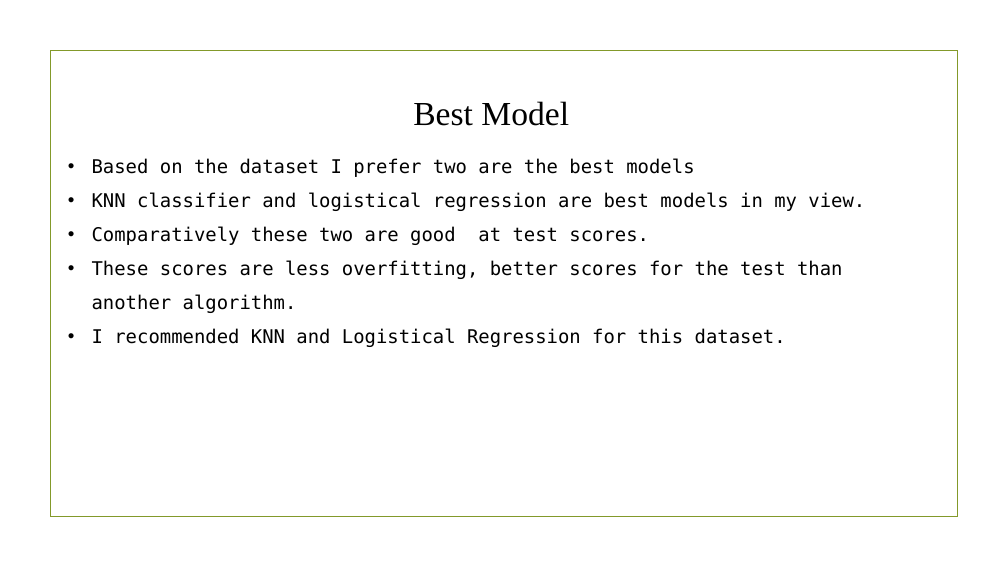
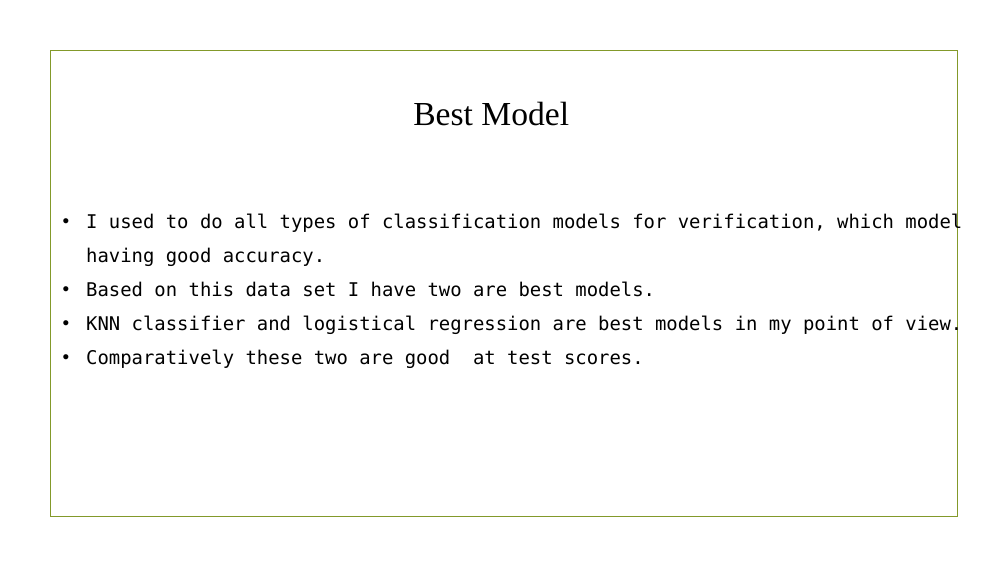
Before and after one commit to rajasreekalli/Data-Visualization, a slide deck: slide 7 of H.H.pptx. Drawn at 1008x567 pixels with LibreOffice and Linux fonts; fonts in the diff are those of the drawing; background and template pictures are left out. Boxes give left, top, right and bottom in pixels: in the first picture for what was removed or moved away, otherwise in the second. Text is boxed around its words. In the diff, an @@ line names an element or a change of style, - is before the commit and + after.

```diff
--- a/H.H.pptx
+++ b/H.H.pptx
@@ text "I used to do all ...": place and size @@
-text "I used to do all ..." at [92, 158, 865, 347]
+text "I used to do all ..." at [86, 213, 962, 368]
@@ text at [86, 213, 962, 335]: text changed @@
-• Based on the dataset I prefer two are the best models
-• KNN classifier and logistical regression are best models in my view.
+• I used to do all types of classification models for verification, which model having good accuracy.
+• Based on this data set I have two are best models.
+• KNN classifier and logistical regression are best models in my point of view.
@@ text at [92, 260, 843, 347]: paragraphs removed @@
-• These scores are less overfitting, better scores for the test than another algorithm.
-• I recommended KNN and Logistical Regression for this dataset.
```
Also in this commit, not shown: 2 other slides changed, 1 slide added, 1 slide removed.
